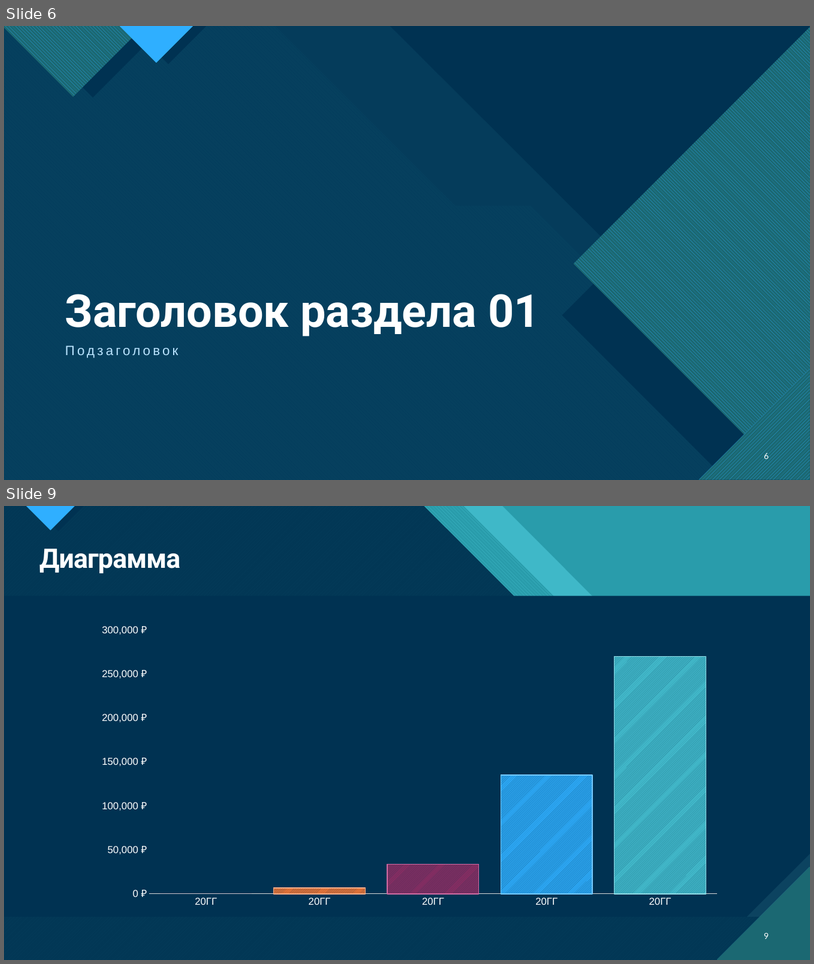
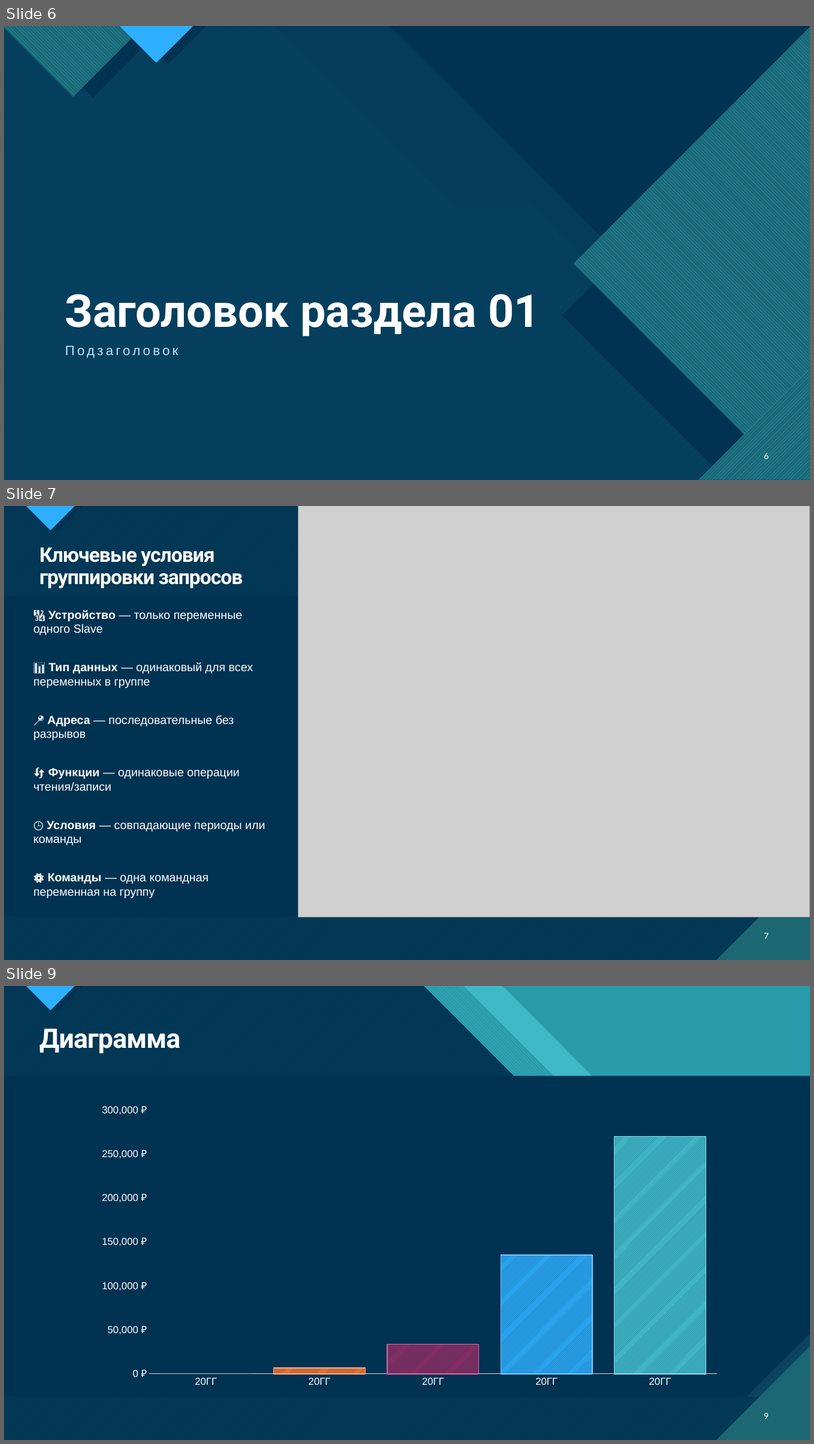
Before and after one commit to 8iKENTi8/------_----, a slide deck: Презентация/29.11.2025/Ролдугин_В_Д.pptx. Shown one above the other, each under a label of ours: slides 6 and 9 before the commit, slides 6, 7 and 9 after it; the slides between them are not shown. The pictures are 814x964 and 814x1444 pixels, drawn with LibreOffice and Linux fonts; fonts in the diff are those of the drawing; grey boxes stand for pictures. Boxes give left, top, right and bottom in pixels: in the first picture for what was removed or moved away, otherwise in the second. Text is boxed around its words. In the diff, an @@ line names an element or a change of style, - is before the commit and + after.

```diff
--- a/Презентация/29.11.2025/Ролдугин_В_Д.pptx
+++ b/Презентация/29.11.2025/Ролдугин_В_Д.pptx
@@ slide 7 added at bbox=[4, 506, 810, 960], background #47C3D3; not listed: 18 template elements that a slide beside it also shows @@
@@ picture added at bbox=[299, 506, 810, 917] @@
@@ title added at bbox=[39, 547, 243, 588], 24 pt, text #FFFFFF, bold @@
+Ключевые условия группировки запросов
@@ text added at bbox=[33, 610, 265, 898], 14 pt, text #FFFFFF @@
+🔢 Устройство — только переменные одного Slave
+📊 Тип данных — одинаковый для всех переменных в группе
+📍 Адреса — последовательные без разрывов
+🔄 Функции — одинаковые операции чтения/записи
+🕒 Условия — совпадающие периоды или команды
+⚙️ Команды — одна командная переменная на группу
@@ page number added at bbox=[764, 933, 769, 939], 10 pt, text #FFFFFF @@
+7
```
Also in this commit, not shown: 1 slide changed, 1 slide removed, 11 other files.
